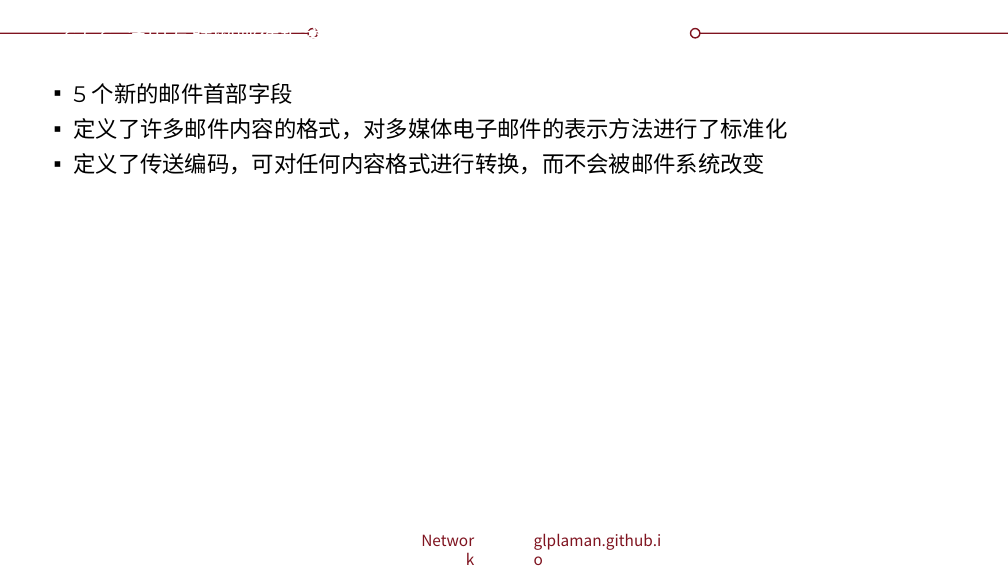
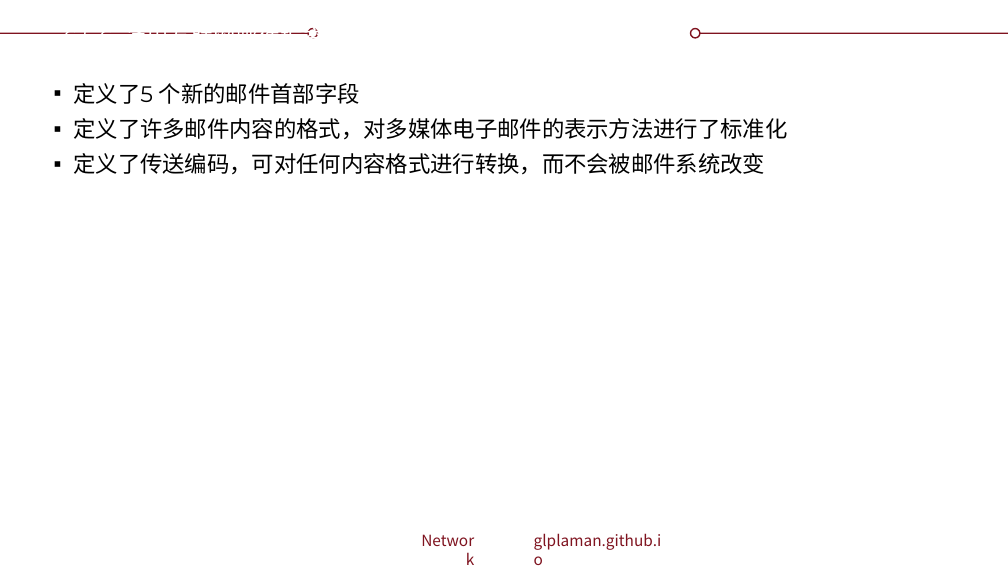
Before and after one commit to glplaman/glplaman.github.io, a slide deck: slide 149 of network/ppt/chap6.pptx. Drawn at 1008x567 pixels with LibreOffice and Linux fonts; fonts in the diff are those of the drawing; background and template pictures are left out. Boxes give left, top, right and bottom in pixels: in the first picture for what was removed or moved away, otherwise in the second. Text is boxed around its words. In the diff, an @@ line names an element or a change of style, - is before the commit and + after.

```diff
--- a/network/ppt/chap6.pptx
+++ b/network/ppt/chap6.pptx
@@ text at bbox=[73, 83, 360, 104]: text changed @@
-▪ 5 个新的邮件首部字段
+▪ 定义了5 个新的邮件首部字段
```
Also in this commit, not shown: 6 other slides changed, 5 slides added, 14 other files.
